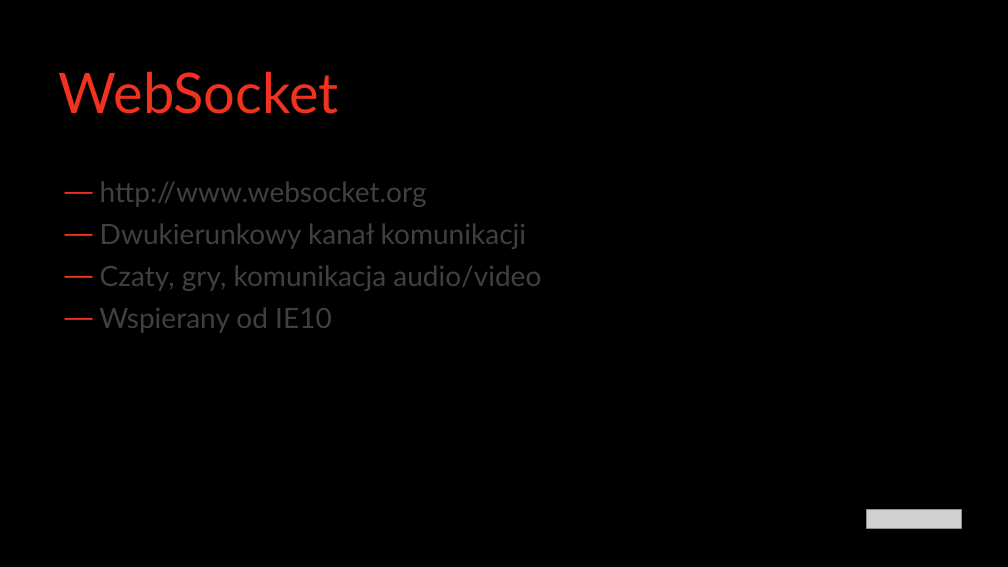
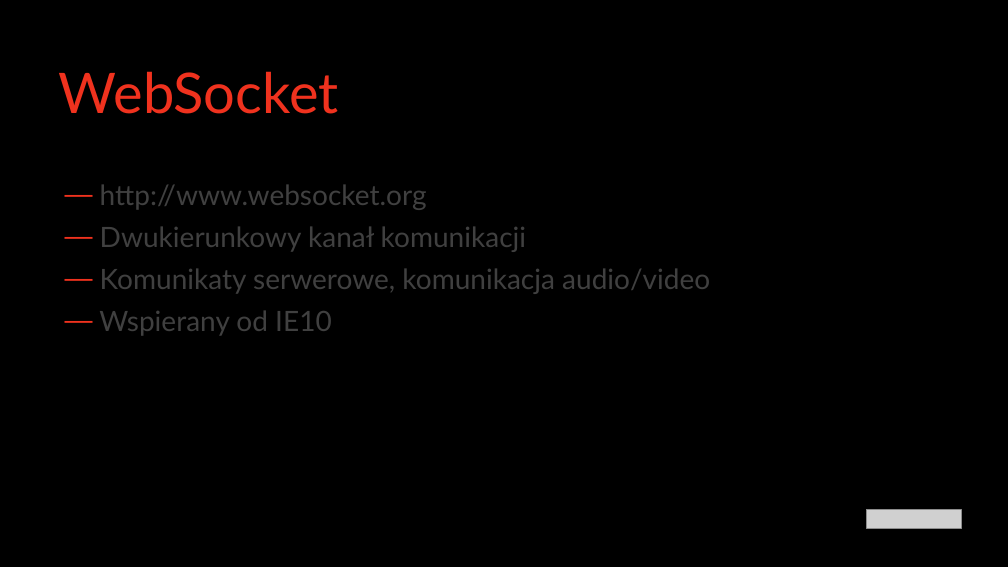
Before and after one commit to ppmazurGU/workshops_Bialystok, a slide deck: slide 11 of docs/Workshops_BS01.pptx (slide 9 before the commit). Drawn at 1008x567 pixels with LibreOffice and Linux fonts; fonts in the diff are those of the drawing; grey boxes stand for pictures; background and template pictures are left out. Boxes give left, top, right and bottom in pixels: in the first picture for what was removed or moved away, otherwise in the second. Text is boxed around its words. In the diff, an @@ line names an element or a change of style, - is before the commit and + after.

```diff
--- a/docs/Workshops_BS01.pptx
+++ b/docs/Workshops_BS01.pptx
@@ text at (100,268,710,294): text changed @@
-— Czaty, gry, komunikacja audio/video
+— Komunikaty serwerowe, komunikacja audio/video
```
Also in this commit, not shown: 2 other slides changed, 2 slides added, 2 other files.
